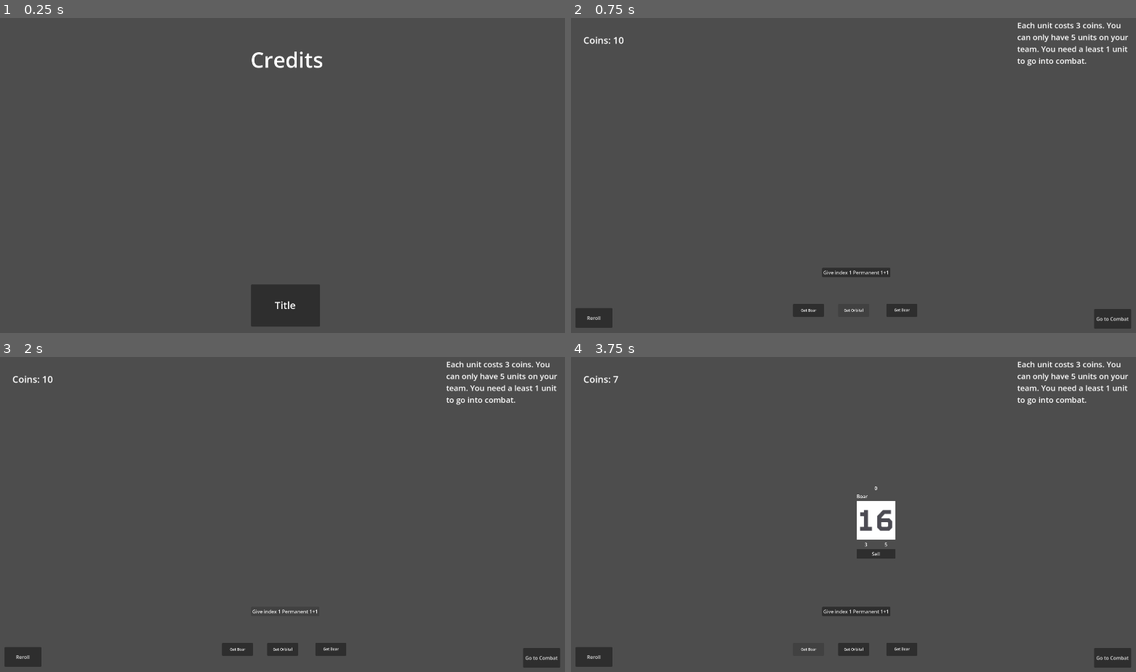
Above: before the commit, frames 1-4 (two rows, left to right).
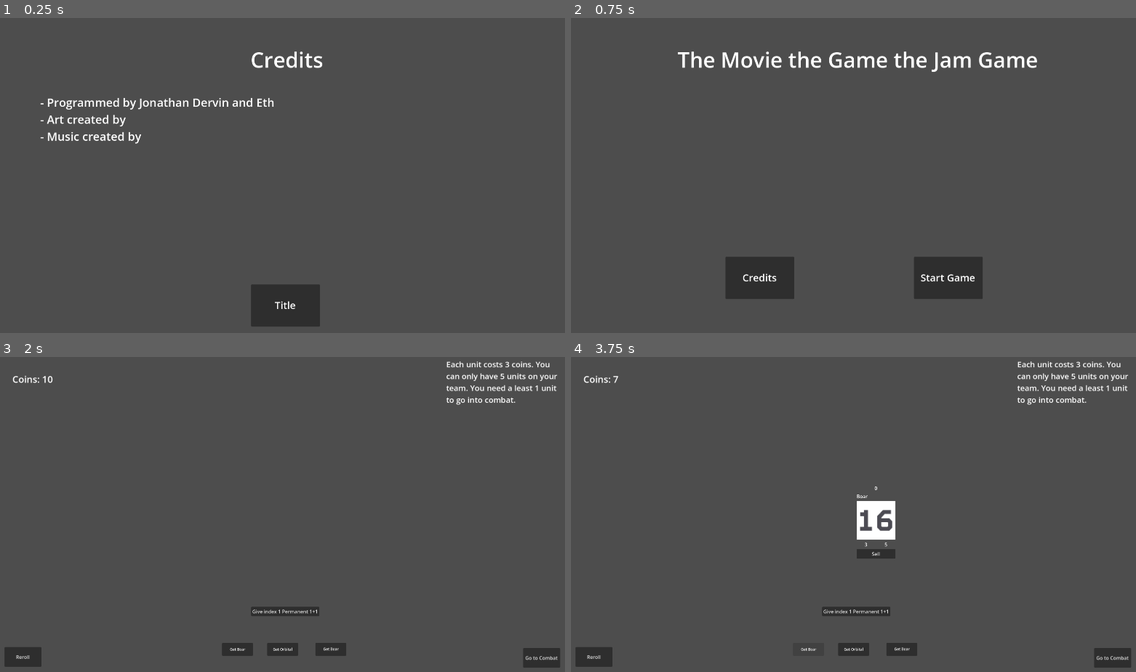
Above: after the commit, the same moments.

Repository: skeeeth/HACKER_AUTO_PETS
Game: Godot game, scene res://Scenes/CreditsScene.tscn
Same seed, same stepped clock (60 frames per second), same inputs: the game is played once before the commit and once after it. This scene is started directly instead of the project's main scene. The engine's default icon, where the game draws it, is replaced by a stand-in: a white triangle on a blue panel in a dark square.
Inputs:
- Up to frame 1 (0.25 s): no input
- Up to frame 2 (0.75 s): click "Title" at 0.5 s
- Up to frame 3 (2 s): click "Give index 1 Permanent 1+1" (after the commit: "Start Game") at 1.25 s
- Up to frame 4 (3.75 s): click "Go to Combat" at 2 s; click "Go to Combat" at 2.75 s; click "Get Boar" at 3.5 s

The runs differ from the first frame. In frame 1, 0.9% of the frame differs, in the area x 7-49%, y 25-40%; in frame 2, 6.6%, in the area x 0-100%, y 1-99%; in frame 3, less than 0.1%; in frame 4, nothing differs.
Error before the commit: Invalid access to property or key 'unit_data' on a base object of type 'Nil'. (res://Scripts/test_apple_button.gd:7)

Commit message:
Modified Credits

Diff:
--- a/Scenes/CreditsScene.tscn
+++ b/Scenes/CreditsScene.tscn
@@ -4,6 +4,9 @@
 
 [sub_resource type="LabelSettings" id="LabelSettings_q3s1a"]
 font_size = 70
+
+[sub_resource type="LabelSettings" id="LabelSettings_hvs28"]
+font_size = 38
 
 [sub_resource type="LabelSettings" id="LabelSettings_8c3nt"]
 font_size = 33
@@ -35,6 +38,10 @@
 offset_top = -276.0
 offset_right = 832.0
 offset_bottom = 272.0
+text = "- Programmed by Jonathan Dervin and Eth
+- Art created by
+- Music created by "
+label_settings = SubResource("LabelSettings_hvs28")
 
 [node name="CreditsButton" parent="." unique_id=1641231628 instance=ExtResource("1_hvs28")]
 layout_mode = 0
@@ -43,7 +50,7 @@
 offset_right = 115.0
 offset_bottom = 490.0
 text = ""
-transition_scene_file_path = "res://Scenes/ShopScene.tscn"
+transition_scene_file_path = "res://Scenes/TitleScene.tscn"
 
 [node name="Label" type="Label" parent="CreditsButton" unique_id=919565159]
 layout_mode = 0
--- a/Scenes/TitleScene.tscn
+++ b/Scenes/TitleScene.tscn
@@ -55,7 +55,7 @@
 offset_right = -204.0
 offset_bottom = 399.0
 text = ""
-transition_scene_file_path = "res://Scenes/ShopScene.tscn"
+transition_scene_file_path = "res://Scenes/CreditsScene.tscn"
 
 [node name="Label" type="Label" parent="CreditsButton" unique_id=1000110176]
 layout_mode = 0
